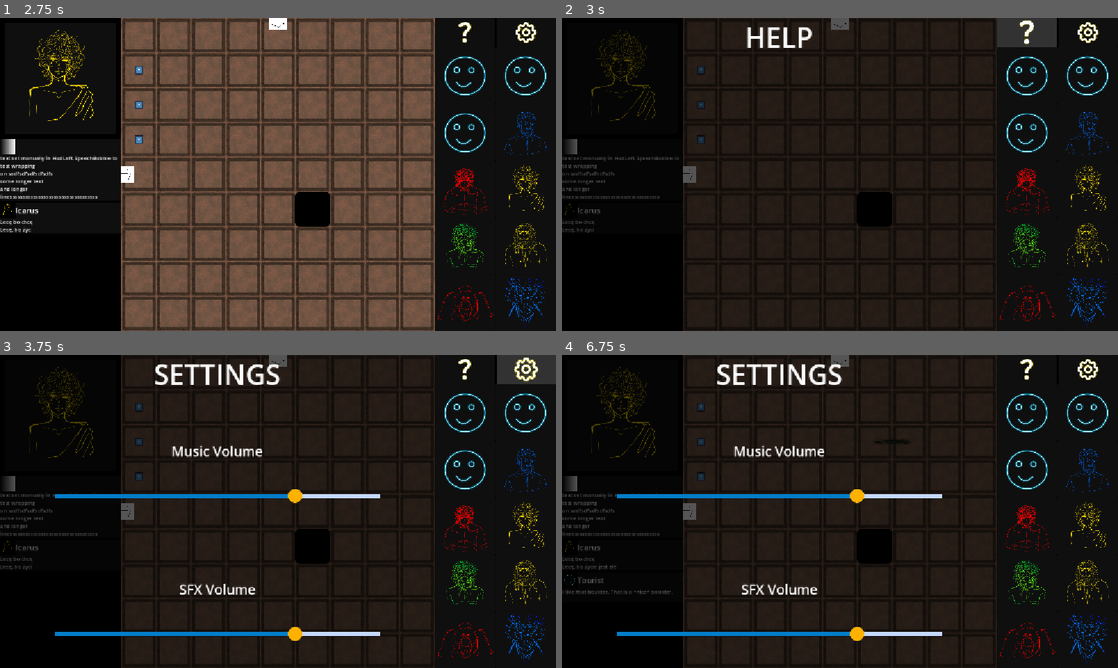
Above: before the commit, frames 1-4 (two rows, left to right).
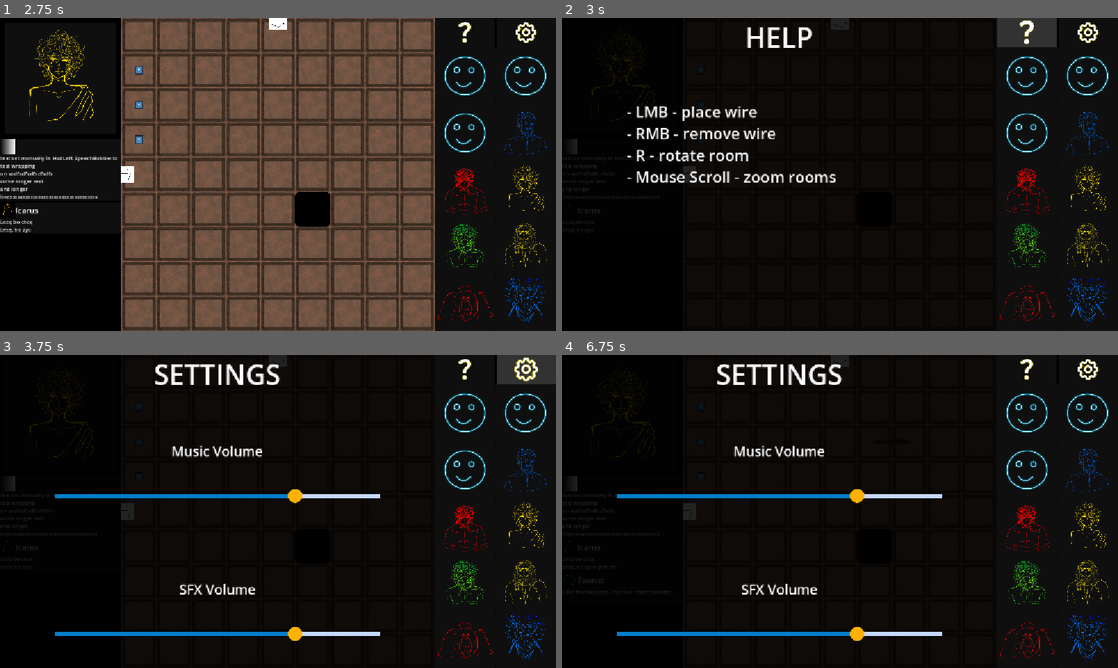
Above: after the commit, the same moments.

Repository: Wallted/ldjam-60
Game: Godot game, scene res://main.tscn
Two runs of this game, one before a commit and one after it. Both use one fixed random seed, a clock stepped at 60 frames per second and the inputs below. The engine's default icon, where the game draws it, is replaced by a stand-in: a white triangle on a blue panel in a dark square.
Inputs (mouse positions are in pixels of both pictures, inside the frame that each line leads up to):
- Up to frame 1 (2.75 s): click "next" at 0.5 s; move the mouse to (400, 158) at 1.27 s; hold W 1.28-2.03 s; tap R (rotate) at 1.35, 2.1 s; click (400, 158) at 1.42 s; move the mouse to (16, 71) at 2.02 s; click (16, 71) at 2.17 s
- Up to frame 2 (3 s): click (1029, 33) at 2.75 s
- Up to frame 3 (3.75 s): click (528, 370) at 3.5 s
- Up to frame 4 (6.75 s): tap Enter at 4.25 s; move the mouse to (895, 442) at 4.27 s; hold T 4.28-5.03 s; hold W 4.28-5.78 s; click (895, 442) at 4.42 s; tap R (rotate) at 4.55, 5.1, 5.85 s; move the mouse to (578, 511) at 5.02 s; click (578, 511) at 5.17 s; move the mouse to (634, 458) at 5.77 s; click (634, 458) at 5.92 s; tap Space at 6.5 s; move the mouse to (578, 614) at 6.52 s; tap T at 6.6 s; click (578, 614) at 6.67 s

Frame 1 is identical in both runs. In frame 2, 9.1% of the frame differs, in the area x 0-79%, y 0-100%; in frame 3, 7.4%; in frame 4, 7.5%.

Commit message:
add mvp help
Signed-off-by: Grzegorz Choinski <grzegorzchoinski97@gmail.com>

Diff:
--- a/help.tscn
+++ b/help.tscn
@@ -4,16 +4,18 @@
 
 [node name="Help" type="Control" unique_id=2005726561]
 layout_mode = 3
-anchors_preset = 0
-offset_right = 40.0
-offset_bottom = 40.0
+anchors_preset = 15
+anchor_right = 1.0
+anchor_bottom = 1.0
+grow_horizontal = 2
+grow_vertical = 2
 script = ExtResource("1_e3oed")
 
 [node name="HelpBackground" type="ColorRect" parent="." unique_id=1368744737]
 layout_mode = 0
 offset_right = 902.0
 offset_bottom = 648.0
-color = Color(0, 0, 0, 0.6666667)
+color = Color(0, 0, 0, 0.8666667)
 
 [node name="HelpText" type="Label" parent="." unique_id=1743152793]
 layout_mode = 1
@@ -23,3 +25,20 @@
 text = "HELP"
 horizontal_alignment = 1
 vertical_alignment = 1
+
+[node name="RichTextLabel" type="RichTextLabel" parent="." unique_id=739058966]
+layout_mode = 1
+anchors_preset = 15
+anchor_right = 1.0
+anchor_bottom = 1.0
+offset_left = 134.0
+offset_top = 171.0
+offset_right = -232.0
+offset_bottom = -70.0
+grow_horizontal = 2
+grow_vertical = 2
+theme_override_font_sizes/normal_font_size = 32
+text = "- LMB - place wire
+- RMB - remove wire
+- R - rotate room
+- Mouse Scroll - zoom rooms"
--- a/settings.tscn
+++ b/settings.tscn
@@ -27,7 +27,7 @@
 layout_mode = 0
 offset_right = 902.0
 offset_bottom = 648.0
-color = Color(0, 0, 0, 0.6666667)
+color = Color(0, 0, 0, 0.8666667)
 
 [node name="SettingsText" type="Label" parent="." unique_id=1935010356]
 layout_mode = 0
